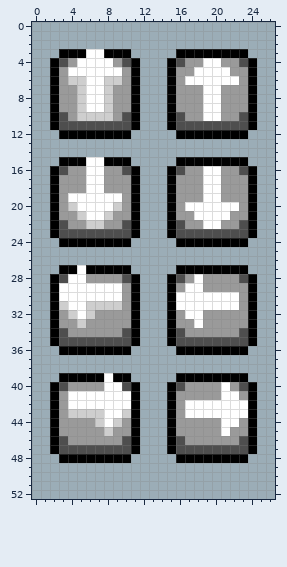
Two versions of one pixel-art file, images/buttons.aseprite. The picture above was drawn from the file before the commit.
27x53 pixels, 1 frame.
After the commit:
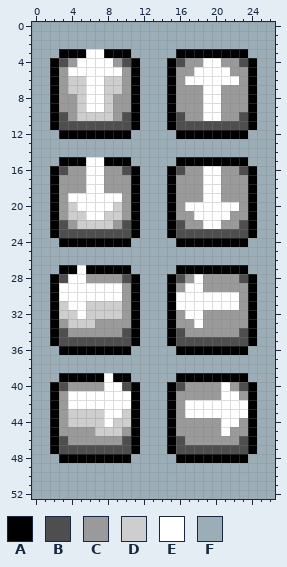
Palette (. is transparent): A #000000  B #4e4e4e  C #9a9a9a  D #cecece  E #ffffff  F #9badb7
The edit:
The edit turns colour C into colour D in row 7 at x 4 and 9; in row 21 at x 4 and 9; in row 22 at x 5 and 8; in row 32 at x 3 and 7 to 9; in row 33 at x 4 and 6; in row 44 at x 4 to 6 and 10.
The edit turns colour C into colour D in row 45 at x 7 and 9.
Pixel boxes of the changes (left, top, right, bottom) in both pictures:
changed: (68, 85, 77, 94)
changed: (113, 85, 122, 94)
changed: (68, 211, 122, 229)
changed: (59, 310, 122, 328)
changed: (68, 418, 131, 436)
